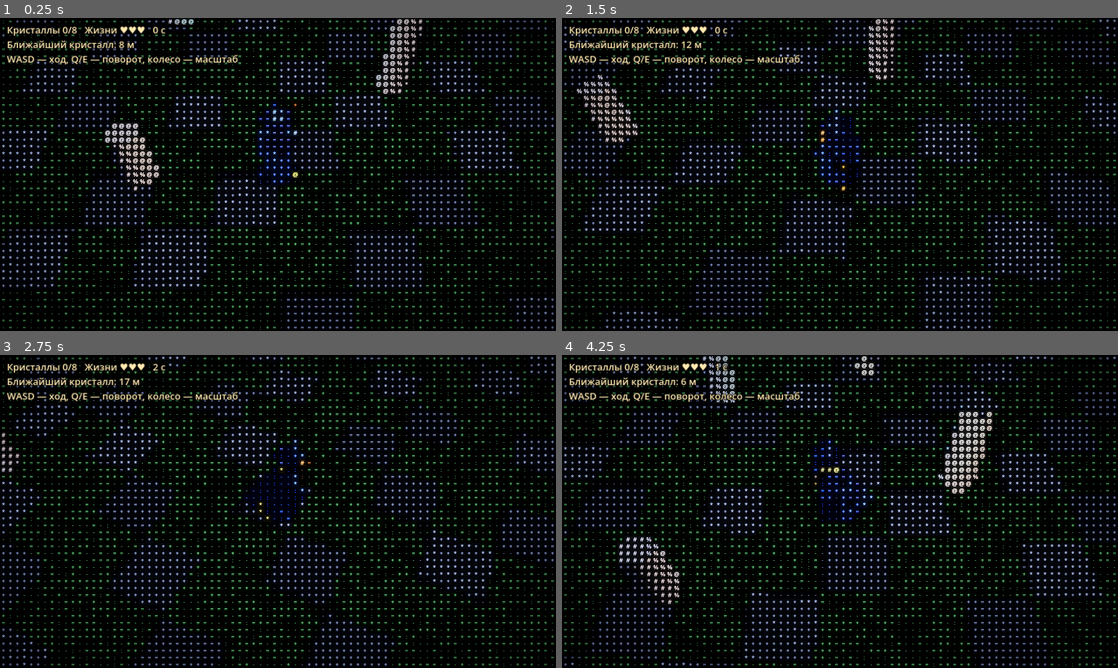
Above: before the commit, frames 1-4 (two rows, left to right).
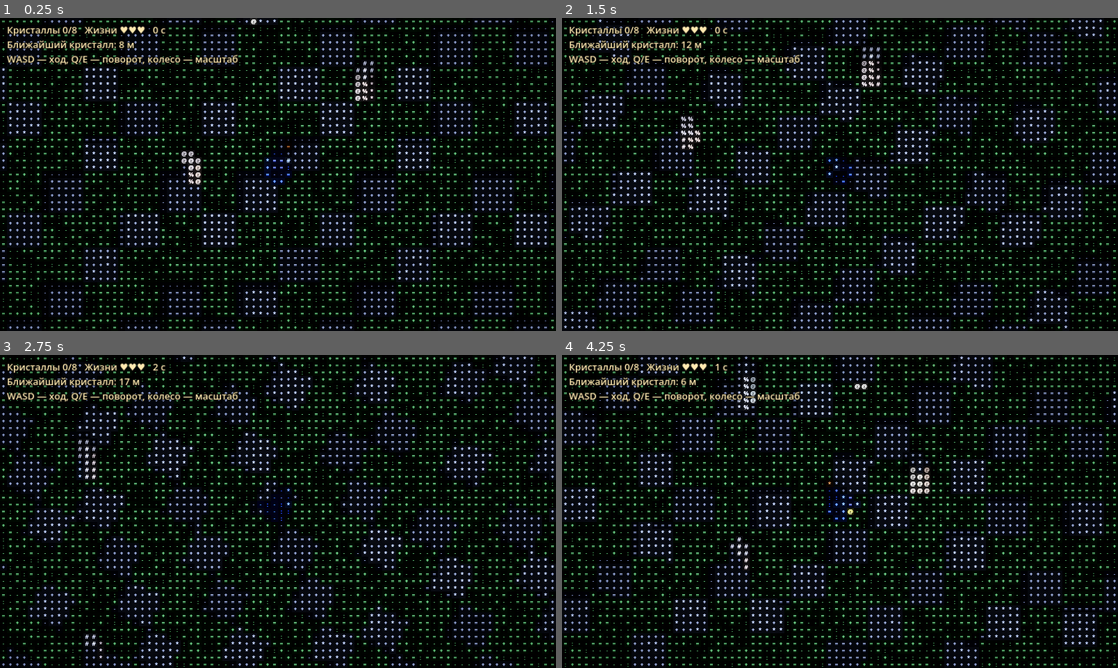
Above: after the commit, the same moments.

Repository: arteick/proxy-test
Game: Godot game, scene res://main.tscn
Two runs of this game, one before a commit and one after it. Both use one fixed random seed, a clock stepped at 60 frames per second and the inputs below.
Inputs (mouse positions are in pixels of both pictures, inside the frame that each line leads up to):
- Up to frame 1 (0.25 s): no input
- Up to frame 2 (1.5 s): tap Enter at 0.5 s; move the mouse to (962, 158) at 0.52 s; hold D 0.53-1.28 s; tap R at 0.6 s; click (962, 158) at 0.67 s; move the mouse to (728, 190) at 1.27 s; hold S from 1.28 s (still down); tap Q at 1.35 s; click (728, 190) at 1.42 s
- Up to frame 3 (2.75 s): move the mouse to (333, 442) at 2.02 s; release S at 2.03 s; hold D from 2.03 s (still down); hold E from 2.03 s (still down); click (333, 442) at 2.17 s
- Up to frame 4 (4.25 s): move the mouse to (812, 574) at 2.77 s; release D at 2.78 s; release E at 2.78 s; hold W 2.78-3.53 s; tap R at 2.85 s; click (812, 574) at 2.92 s; move the mouse to (1006, 558) at 3.52 s; hold A from 3.53 s (still down); hold Q from 3.53 s (still down); click (1006, 558) at 3.67 s

The runs differ from the first frame. In frame 1, 13% of the frame differs, in the area x 0-100%, y 0-100%; in frame 2, 12%; in frame 3, 12%; in frame 4, 13%.

Commit message:
Чат: двумерный вид и читаемость на дальнем масштабе
Co-Authored-By: Claude Sonnet 5.5 <noreply@anthropic.com>
Claude-Session: https://claude.ai/code/session_015C3CtfDN8nqyXfxaiPCWuk

Diff:
--- a/godot/scripts/move.gd
+++ b/godot/scripts/move.gd
@@ -27,8 +27,22 @@
 static func look(yaw: float, pitch: float, rel: Vector2, sens: float) -> Vector2:
 	return Vector2(yaw - rel.x * sens, clampf(pitch + rel.y * sens, PITCH_MIN, PITCH_MAX))
 
-# Вид сверху, как в пиксельных играх: камера сверху-сзади под наклоном ~52° (видно героя, не только макушку), W — вверх экрана.
-const TOP_PITCH := 0.9
-const TOP_DIST := 14.0
-static func top_down_cam(base: Vector3, yaw: float, zoom: float) -> Vector3:
-	return base + Vector3(0, 0, TOP_DIST * zoom).rotated(Vector3.RIGHT, -TOP_PITCH).rotated(Vector3.UP, yaw)
+# Вид сверху, почти двумерный: ортографическая камера под ~70° (перспективы нет, масштаб одинаков по всему экрану), W — вверх экрана.
+const TOP_PITCH := 1.2
+const TOP_DIST := 30.0
+const ORTHO_SIZE := 16.0  # высота кадра в метрах при zoom = 1
+const ZOOM_MIN := 0.5
+const ZOOM_MAX := 3.5
+static func top_down_cam(base: Vector3, yaw: float, _zoom: float = 1.0) -> Vector3:
+	return base + Vector3(0, 0, TOP_DIST).rotated(Vector3.RIGHT, -TOP_PITCH).rotated(Vector3.UP, yaw)
+
+static func ortho_size(zoom: float) -> float:
+	return ORTHO_SIZE * clampf(zoom, ZOOM_MIN, ZOOM_MAX)
+
+# Во сколько раз увеличить героя, кристаллы и тени, чтобы на дальнем масштабе они оставались читаемыми значками.
+static func marker_scale(zoom: float) -> float:
+	return maxf(1.0, zoom * 0.9)
+
+# 0 вблизи (символы), 1 на дальнем масштабе (плоские цвета с контуром).
+static func far_blend(zoom: float) -> float:
+	return smoothstep(1.4, 2.6, zoom)
--- a/godot/scripts/world.gd
+++ b/godot/scripts/world.gd
@@ -28,6 +28,7 @@
 var crystal_nodes: Array = []
 var enemy_nodes: Array = []
 var hud: Label
+var ascii_mat: ShaderMaterial
 var run_seed := 1
 
 func _ready() -> void:
@@ -37,7 +38,8 @@
 
 	cam = Camera3D.new()
 	cam.far = FAR
-	cam.fov = 40.0
+	cam.projection = Camera3D.PROJECTION_ORTHOGONAL
+	cam.size = Move.ortho_size(zoom)
 	add_child(cam)
 	_build_ascii_pass()
 	hud = Hud.make_label()
@@ -60,6 +62,7 @@
 	atlas_vp.set_script(load("res://scripts/atlas.gd"))
 	add_child(atlas_vp)
 	var mat := ShaderMaterial.new()
+	ascii_mat = mat
 	mat.shader = load("res://shaders/ascii.gdshader")
 	mat.set_shader_parameter("atlas", atlas_vp.get_texture())
 	mat.set_shader_parameter("n_glyphs", float(Ascii.RAMP.length()))
@@ -75,8 +78,8 @@
 func _input(e: InputEvent) -> void:
 	# вид сверху: наклон фиксирован, мышь камеру не крутит; колесо — масштаб
 	if e is InputEventMouseButton and e.pressed:
-		if e.button_index == MOUSE_BUTTON_WHEEL_DOWN: zoom = minf(2.2, zoom * 1.06)
-		if e.button_index == MOUSE_BUTTON_WHEEL_UP: zoom = maxf(0.5, zoom * 0.94)
+		if e.button_index == MOUSE_BUTTON_WHEEL_DOWN: zoom = minf(Move.ZOOM_MAX, zoom * 1.08)
+		if e.button_index == MOUSE_BUTTON_WHEEL_UP: zoom = maxf(Move.ZOOM_MIN, zoom * 0.93)
 
 func _unhandled_key_input(e: InputEvent) -> void:
 	if e is InputEventKey and e.pressed and e.physical_keycode == KEY_R:
@@ -95,8 +98,10 @@
 	for i in crystal_nodes.size():
 		crystal_nodes[i].position.y = 1.0 + sin(t * 2.0 + i) * 0.15
 		crystal_nodes[i].rotation.y = t
+		crystal_nodes[i].scale = Vector3.ONE * Move.marker_scale(zoom)
 	for i in enemy_nodes.size():
 		enemy_nodes[i].position = Vector3(game.enemies[i].x, 1.0 + sin(t * 3.0 + i) * 0.2, game.enemies[i].y)
+		enemy_nodes[i].scale = Vector3.ONE * Move.marker_scale(zoom)
 	if ev.has("hurt"):
 		light.flash()
 	hud.text = Hud.text(game, hero.position)
@@ -118,4 +123,8 @@
 	light.follow(base, m, t, dt)
 	cam.position = Move.top_down_cam(base, yaw, zoom)
 	cam.look_at(base)
+	cam.size = Move.ortho_size(zoom)
+	ascii_mat.set_shader_parameter("far_blend", Move.far_blend(zoom))
+	var ms := Move.marker_scale(zoom)
+	hero.scale = Vector3.ONE * ms
 	_update_game(dt)
--- a/godot/shaders/ascii.gdshader
+++ b/godot/shaders/ascii.gdshader
@@ -6,11 +6,16 @@
 uniform sampler2D atlas : filter_linear;
 uniform float cell = 10.0;
 uniform float n_glyphs = 10.0;
-uniform float fade_near = 10.0;
-uniform float fade_far = 36.0;
+uniform float far_blend = 0.0; // 0 — символы, 1 — дальний вид: плоские насыщенные цвета с контуром
 
 void vertex() {
 	POSITION = vec4(VERTEX.xy, 1.0, 1.0);
+}
+
+float lin_depth(sampler2D dt, vec2 uv, mat4 inv_proj) {
+	float d = texture(dt, uv).x;
+	vec4 v = inv_proj * vec4(uv * 2.0 - 1.0, d, 1.0);
+	return -(v.xyz / v.w).z;
 }
 
 void fragment() {
@@ -19,23 +24,47 @@
 	vec2 cell_id = floor(px / cell);
 	vec2 local = fract(px / cell);
 	vec2 cuv = (cell_id + 0.5) * cell / res;
+	vec2 step_uv = vec2(cell) / res;
 
 	vec3 col = texture(screen_tex, cuv).rgb;
-	float d = texture(depth_tex, cuv).x;
-	vec4 v = INV_PROJECTION_MATRIX * vec4(cuv * 2.0 - 1.0, d, 1.0);
-	float dist = -(v.xyz / v.w).z;
-
 	float lum = dot(col, vec3(0.299, 0.587, 0.114));
 	lum = pow(clamp(lum * 1.2, 0.0, 1.0), 0.8);
 	float idx = floor(lum * (n_glyphs - 1.0) + 0.5);
 	float cov = texture(atlas, vec2((idx + local.x) / n_glyphs, local.y)).r;
 
-	float fade = smoothstep(fade_near, fade_far, dist);
-	float solid = mix(0.05, 0.55, lum); // вдали символ растворяется в сплошной цвет
-	float val = mix(cov, solid, fade);
+	// контур по перепаду глубины между соседними ячейками: силуэты читаются и без символов
+	float d0 = lin_depth(depth_tex, cuv, INV_PROJECTION_MATRIX);
+	float edge = max(max(abs(lin_depth(depth_tex, cuv + vec2(step_uv.x, 0.0), INV_PROJECTION_MATRIX) - d0), abs(lin_depth(depth_tex, cuv - vec2(step_uv.x, 0.0), INV_PROJECTION_MATRIX) - d0)),
+		max(abs(lin_depth(depth_tex, cuv + vec2(0.0, step_uv.y), INV_PROJECTION_MATRIX) - d0), abs(lin_depth(depth_tex, cuv - vec2(0.0, step_uv.y), INV_PROJECTION_MATRIX) - d0)));
+	float outline = smoothstep(0.6, 1.5, edge);
+
+	// вдали: сплошной цвет с повышенными насыщенностью и контрастом
+	float solid = mix(0.05, 0.55, lum);
+	float val = mix(cov, solid, far_blend);
 	vec3 tint = mix(vec3(1.0), col / max(lum, 0.04), 0.85);
-	vec3 outc = tint * val * (0.35 + 1.1 * lum) + col * 0.10;
+	vec3 outc = tint * val * (0.45 + 1.3 * lum) + col * 0.12;
+	// усреднение по ячейке и по соседям: шум пола сглаживается, а значки выделяются локальным контрастом
+	vec3 avg = vec3(0.0);
+	for (int i = 0; i < 4; i++) {
+		vec2 o = vec2(float(i % 2) - 0.5, float(i / 2) - 0.5) * 0.5 * step_uv;
+		avg += texture(screen_tex, cuv + o).rgb * 0.25;
+	}
+	vec3 ring = vec3(0.0);
+	for (int j = 0; j < 8; j++) {
+		float a = float(j) * 0.785398;
+		ring += texture(screen_tex, cuv + vec2(cos(a), sin(a)) * step_uv * 2.5).rgb * 0.125;
+	}
+	vec3 pop = avg + (avg - ring) * 0.5;
+	float plum = dot(pop, vec3(0.299, 0.587, 0.114));
+	vec3 flat_c = max(mix(vec3(plum), pop, 1.2), 0.0) * 1.1 + 0.02;
+	// предметы над полом: глубина отличается от среднего по симметричному кольцу (плоскость пола кольцо гасит)
+	float dr = 0.25 * (lin_depth(depth_tex, cuv + vec2(step_uv.x, 0.0) * 2.0, INV_PROJECTION_MATRIX) + lin_depth(depth_tex, cuv - vec2(step_uv.x, 0.0) * 2.0, INV_PROJECTION_MATRIX)
+		+ lin_depth(depth_tex, cuv + vec2(0.0, step_uv.y) * 2.0, INV_PROJECTION_MATRIX) + lin_depth(depth_tex, cuv - vec2(0.0, step_uv.y) * 2.0, INV_PROJECTION_MATRIX));
+	float obj = smoothstep(0.25, 1.0, abs(d0 - dr));
+	flat_c *= mix(0.55, 1.6, obj);
+	outc = mix(outc, flat_c, far_blend);
+	outc = mix(outc, outc * 0.25, outline * (0.5 + 0.5 * far_blend));
 	vec2 q = SCREEN_UV - 0.5;
-	outc *= 1.0 - dot(q, q) * 0.9;
+	outc *= 1.0 - dot(q, q) * 0.5;
 	ALBEDO = outc;
 }
--- a/godot/tests/run.gd
+++ b/godot/tests/run.gd
@@ -29,7 +29,10 @@
 	check(p.z >= 1.5 - 0.001, "коллизия: не заходит в колонну")
 	check(Move.step(Vector3(5, 0, 5), Vector3(1, 0, 0), 2.0, 0.5, 0.5, wall).x == 6.0, "движение без препятствий")
 	var tc := Move.top_down_cam(Vector3.ZERO, 0.0, 1.0)
-	check(tc.y > 8.0 and tc.y < 12.0 and tc.z > 6.0 and tc.z < 10.0, "камера: вид сверху под наклоном, не строго над героем")
+	check(tc.y > 25.0 and tc.z > 5.0 and tc.z < 15.0, "камера: вид почти строго сверху, не над героем")
+	check(Move.ortho_size(2.0) > Move.ortho_size(1.0) and Move.ortho_size(99.0) == Move.ORTHO_SIZE * Move.ZOOM_MAX, "камера: масштаб растёт и ограничен")
+	check(Move.marker_scale(1.0) == 1.0 and Move.marker_scale(Move.ZOOM_MAX) > 2.5, "значки: на дальнем масштабе крупнее")
+	check(Move.far_blend(1.0) == 0.0 and Move.far_blend(Move.ZOOM_MAX) == 1.0, "дальний вид: плоские цвета только вдали")
 	var lk := Move.look(0.0, 0.5, Vector2(100, 0), 0.01)
 	check(is_equal_approx(lk.x, -1.0) and is_equal_approx(lk.y, 0.5), "камера: мышь вправо поворачивает yaw")
 	check(is_equal_approx(Move.look(0.0, 0.5, Vector2(0, 1000), 0.01).y, Move.PITCH_MAX) and is_equal_approx(Move.look(0.0, 0.5, Vector2(0, -1000), 0.01).y, Move.PITCH_MIN), "камера: наклон ограничен")
Not shown, changed: docs/DECISIONS.md
Not shown, changed: docs/MEMORY.md
Not shown, changed: docs/PROGRESS.md
Not shown, added: docs/chat/20261026-030207-s9co.md
